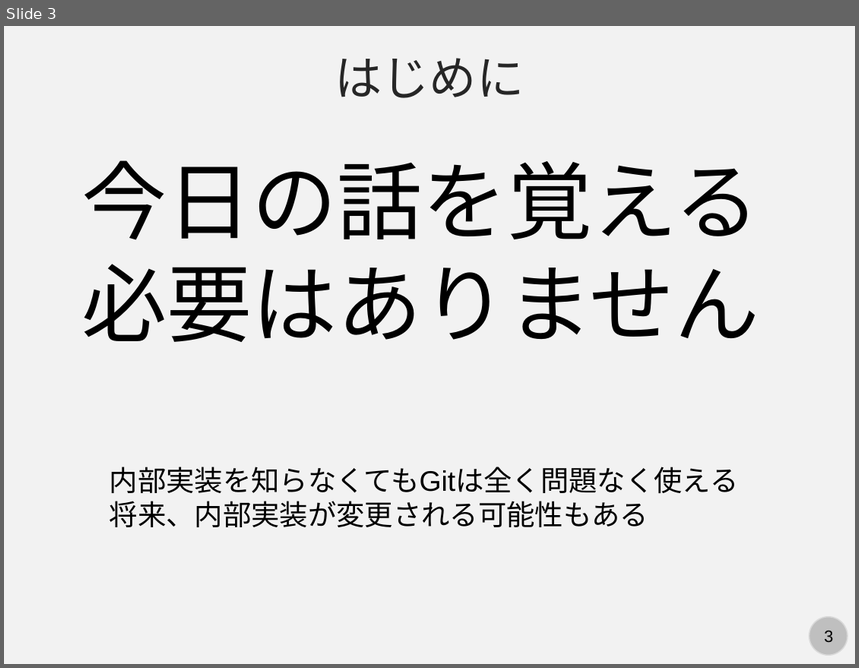
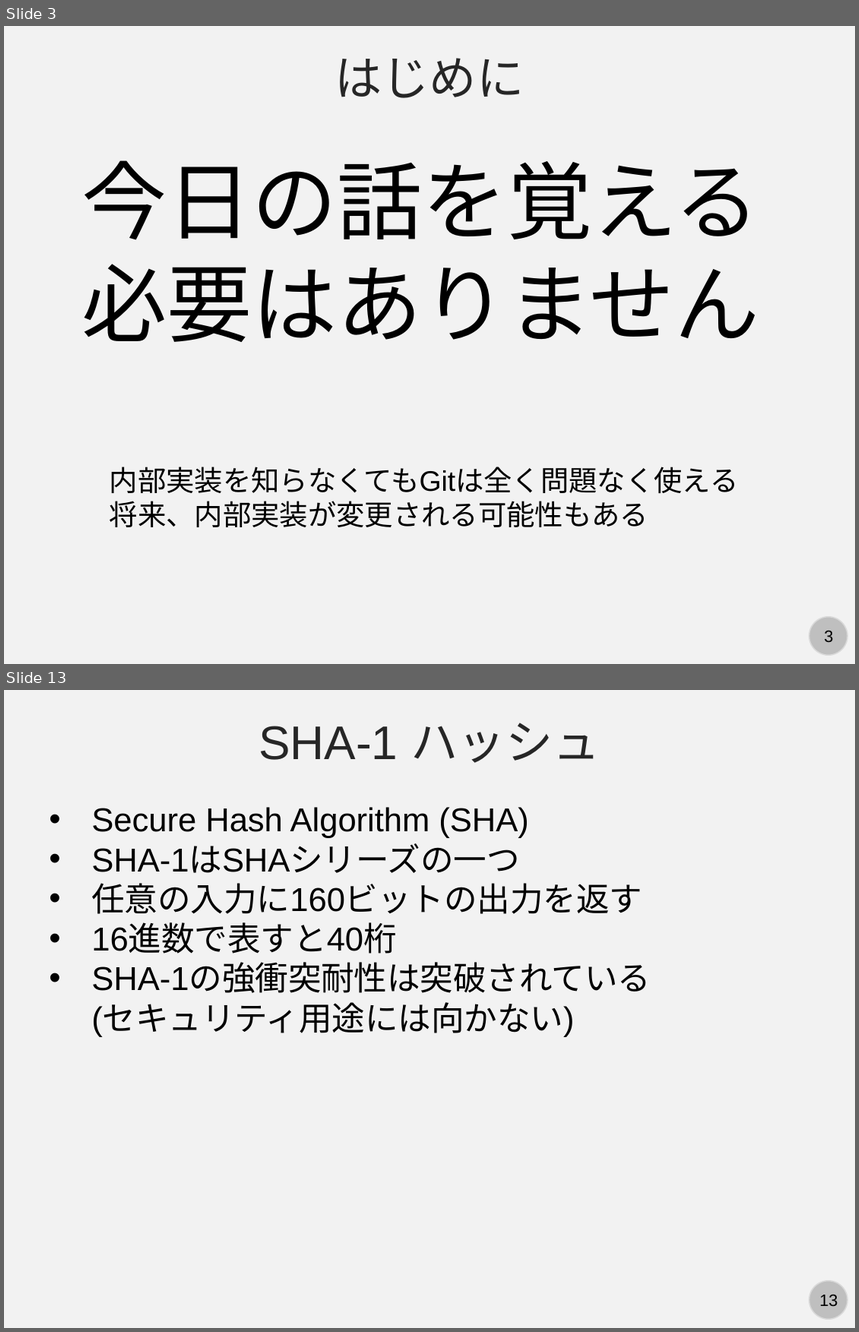
Before and after one commit to kaityo256/github, a slide deck: internals/fig/slide.pptx. Shown one above the other, each under a label of ours: slide 3 before the commit, slides 3 and 13 after it; the slides between them are not shown. The pictures are 859x668 and 859x1332 pixels, drawn with LibreOffice and Linux fonts; fonts in the diff are those of the drawing. Boxes give left, top, right and bottom in pixels: in the first picture for what was removed or moved away, otherwise in the second. Text is boxed around its words. In the diff, an @@ line names an element or a change of style, - is before the commit and + after.

```diff
--- a/internals/fig/slide.pptx
+++ b/internals/fig/slide.pptx
@@ slide 13 added at box(4, 690, 855, 1328), background #F2F2F2; not listed: 2 template elements that a slide beside it also shows @@
@@ text added at box(259, 723, 601, 763), 40 pt, text #262626 @@
+SHA-1 ハッシュ
@@ text added at box(91, 807, 651, 1037), 28 pt, text #000000 @@
+• Secure Hash Algorithm (SHA)
+• SHA-1はSHAシリーズの一つ
+• 任意の入力に160ビットの出力を返す
+• 16進数で表すと40桁
+• SHA-1の強衝突耐性は突破されている
+  (セキュリティ用途には向かない)
```
Also in this commit, not shown: 1 slide changed, 8 other slides added, 36 slides removed.
